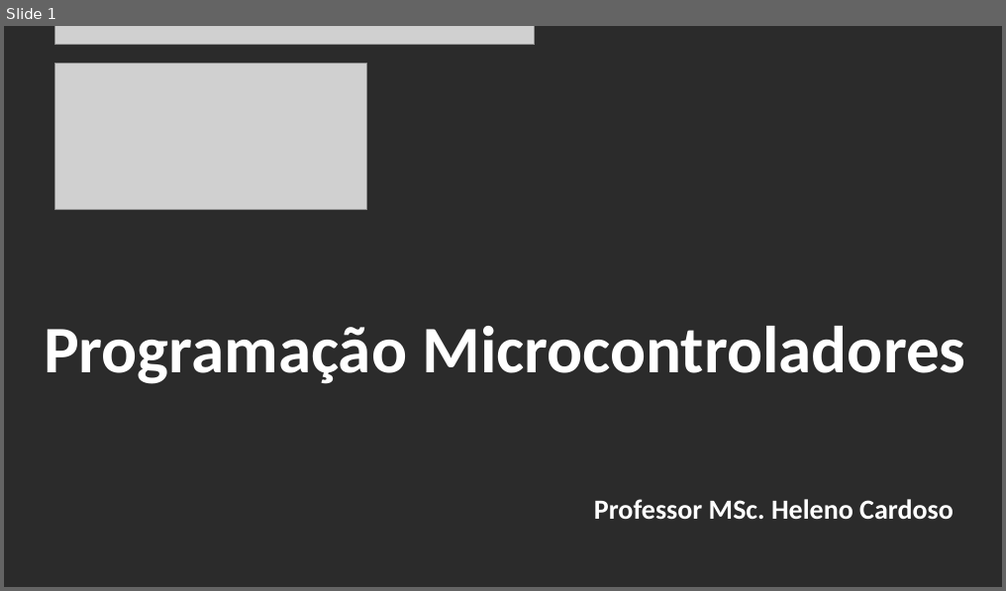
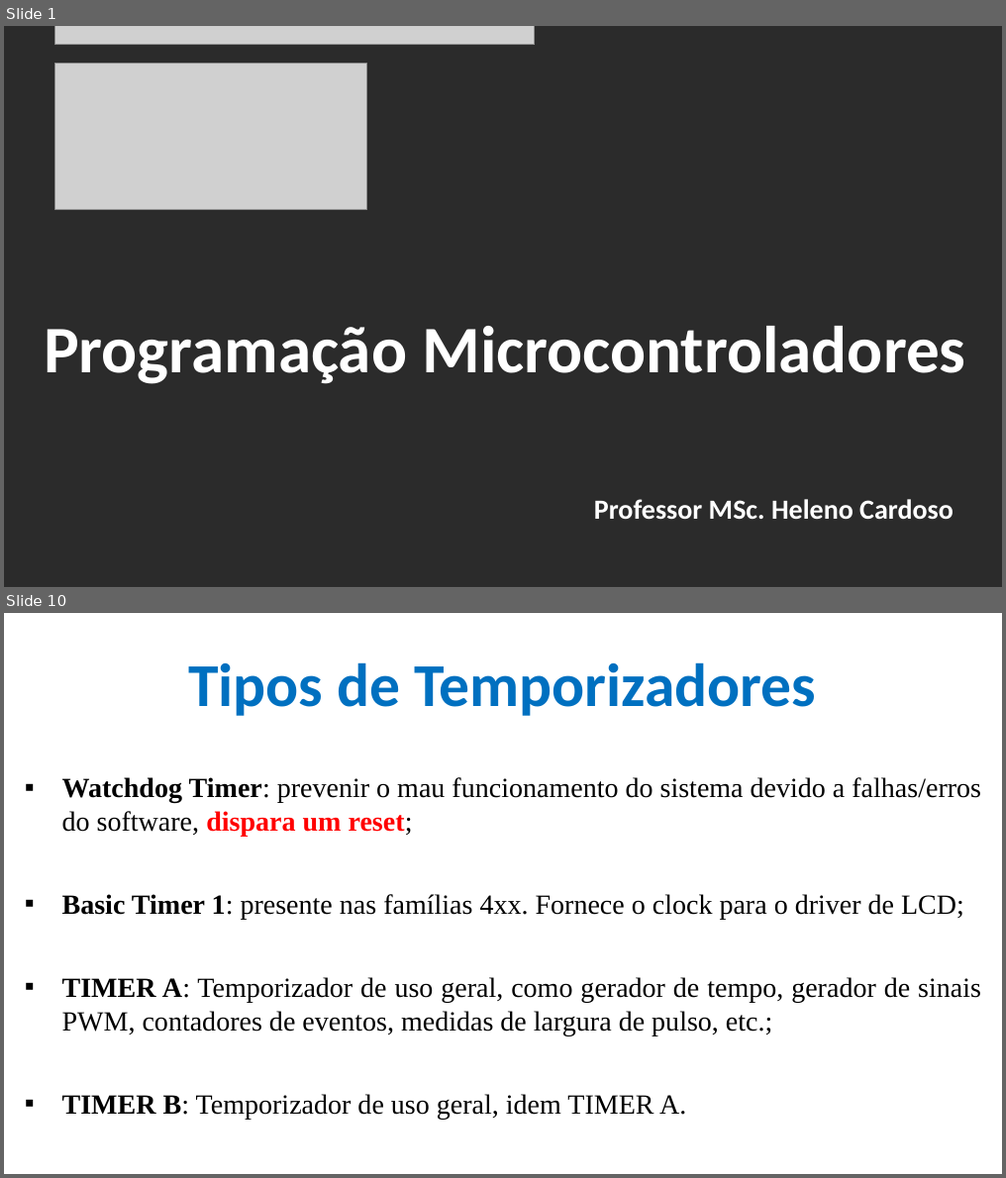
Before and after one commit to CloudEducationBrazil/WydenArea1ProgramacaoMicrocontroladores, a slide deck: 01 Classes/Aula 06 - Programação Microcontroladores - Periféricos Integrados - Temporizadores e PWM.pptx. Shown one above the other, each under a label of ours: slide 1 before the commit, slides 1 and 10 after it; the slides between them are not shown. The pictures are 1006x591 and 1006x1178 pixels, drawn with LibreOffice and Linux fonts; fonts in the diff are those of the drawing; grey boxes stand for pictures; background and template pictures are left out; a plain dark background stands for a picture behind light text. Boxes give left, top, right and bottom in pixels: in the first picture for what was removed or moved away, otherwise in the second. Text is boxed around its words. In the diff, an @@ line names an element or a change of style, - is before the commit and + after.

```diff
--- a/01 Classes/Aula 06 - Programação Microcontroladores - Periféricos Integrados - Temporizadores e PWM.pptx
+++ b/01 Classes/Aula 06 - Programação Microcontroladores - Periféricos Integrados - Temporizadores e PWM.pptx
@@ slide 10 added at bbox=[4, 613, 1002, 1174], background picture (left out) @@
@@ title added at bbox=[188, 663, 816, 716], 44 pt, text #0070C0, bold @@
+Tipos de Temporizadores
@@ text added at bbox=[62, 777, 981, 1119], 20 pt, text #000000 @@
+▪ Watchdog Timer: prevenir o mau funcionamento do sistema devido a falhas/erros do software, dispara um reset;
+▪ Basic Timer 1: presente nas famílias 4xx. Fornece o clock para o driver de LCD;
+▪ TIMER A: Temporizador de uso geral, como gerador de tempo, gerador de sinais PWM, contadores de eventos, medidas de largura de pulso, etc.;
+▪ TIMER B: Temporizador de uso geral, idem TIMER A.
```
Also in this commit, not shown: 6 slides changed, 32 other slides added, 1 slide removed, 4 other files.
